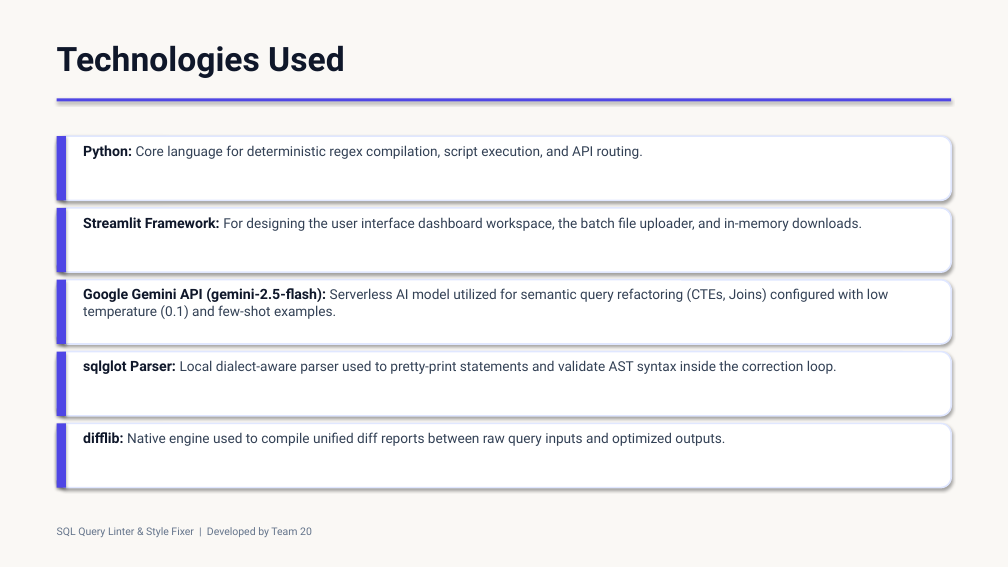
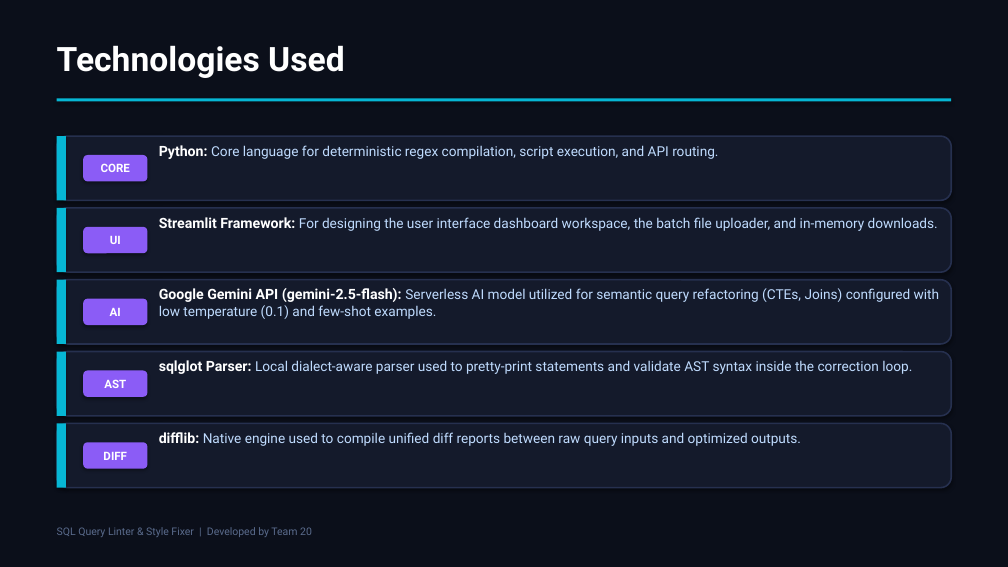
Before and after one commit to bharathpyla/sql-query-linter-style-fixer, a slide deck: slide 4 of Presentation.pptx. Drawn at 1008x567 pixels with LibreOffice and Linux fonts; fonts in the diff are those of the drawing. Boxes give left, top, right and bottom in pixels: in the first picture for what was removed or moved away, otherwise in the second. Text is boxed around its words. In the diff, an @@ line names an element or a change of style, - is before the commit and + after.

Commit message:
Update presentation Presentation.pptx with premium Cyber-Glow tech theme

```diff
--- a/Presentation.pptx
+++ b/Presentation.pptx
@@ background #FAF8F5 to #0B0F1A @@
@@ text "Technologies Used" at (57, 45, 345, 78): text colour #0F172A to #FFFFFF @@
@@ text "Python: Core language for deterministic ...": place and size @@
-text "Python: Core language for deterministic ..." at (83, 145, 643, 159)
+text "Python: Core language for deterministic ..." at (159, 145, 718, 159)
@@ text "Python: Core language for deterministic ..." at (159, 145, 718, 159): text colour #0F172A to #FFFFFF in "Python:"; text colour #334155 to #BFDBFE @@
@@ rounded rectangle added at (83, 155, 147, 181), fill #8B5CF6, 11 pt, text #FFFFFF, bold @@
+CORE
@@ rounded rectangle added at (83, 227, 147, 253), fill #8B5CF6, 11 pt, text #FFFFFF, bold @@
+UI
@@ text "Streamlit Framework: For designing the ...": place and size @@
-text "Streamlit Framework: For designing the ..." at (83, 217, 862, 231)
+text "Streamlit Framework: For designing the ..." at (159, 217, 938, 231)
@@ text "Streamlit Framework: For designing the ..." at (159, 217, 938, 231): text colour #0F172A to #FFFFFF in "Streamlit Framework:"; text colour #334155 to #BFDBFE in "For designing the user interface dashboard workspace, ..." @@
@@ rounded rectangle added at (83, 299, 147, 325), fill #8B5CF6, 11 pt, text #FFFFFF, bold @@
+AI
@@ text "Google Gemini API (gemini-2.5-flash): Serverless ...": place and size @@
-text "Google Gemini API (gemini-2.5-flash): Serverless ..." at (83, 288, 888, 319)
+text "Google Gemini API (gemini-2.5-flash): Serverless ..." at (159, 288, 940, 319)
@@ text "Google Gemini API (gemini-2.5-flash): Serverless ..." at (159, 288, 940, 319): text colour #0F172A to #FFFFFF in "Google Gemini API (gemini-2.5-flash):"; text colour #334155 to #BFDBFE in "Serverless AI model utilized for semantic query ..." @@
@@ rounded rectangle: place and size @@
-rounded rectangle at (57, 423, 951, 488)
+rounded rectangle at (57, 352, 951, 416)
@@ rectangle: place and size @@
-rectangle at (57, 423, 66, 488)
+rectangle at (57, 352, 66, 416)
@@ text "sqlglot Parser: Local dialect-aware parser ...": place and size @@
-text "sqlglot Parser: Local dialect-aware parser ..." at (83, 360, 837, 374)
+text "sqlglot Parser: Local dialect-aware parser ..." at (159, 360, 912, 374)
@@ text "sqlglot Parser: Local dialect-aware parser ..." at (159, 360, 912, 374): text colour #0F172A to #FFFFFF in "sqlglot Parser:"; text colour #334155 to #BFDBFE in "Local dialect-aware parser used to pretty-print statements ..." @@
@@ rounded rectangle added at (83, 371, 147, 397), fill #8B5CF6, 11 pt, text #FFFFFF, bold @@
+AST
@@ fill #4F46E5 to #06B6D4 in 6 elements at (57, 98, 951, 101), (57, 136, 66, 200), (57, 352, 66, 416), (57, 208, 66, 272), (57, 280, 66, 344), (57, 423, 66, 488) @@
@@ fill #FFFFFF to #141A2B; outline #E0E7FF 1.5 pt to #26304F 1.5 pt in 5 elements at (57, 136, 951, 200), (57, 352, 951, 416), (57, 208, 951, 272), (57, 280, 951, 344), (57, 423, 951, 488) @@
@@ rounded rectangle: place and size @@
-rounded rectangle at (57, 352, 951, 416)
+rounded rectangle at (57, 423, 951, 488)
@@ rectangle: place and size @@
-rectangle at (57, 352, 66, 416)
+rectangle at (57, 423, 66, 488)
@@ rounded rectangle added at (83, 442, 147, 469), fill #8B5CF6, 11 pt, text #FFFFFF, bold @@
+DIFF
@@ text "difflib: Native engine used to ...": place and size @@
-text "difflib: Native engine used to ..." at (83, 432, 725, 446)
+text "difflib: Native engine used to ..." at (159, 432, 801, 446)
@@ text "difflib: Native engine used to ..." at (159, 432, 801, 446): text colour #0F172A to #FFFFFF in "difflib:"; text colour #334155 to #BFDBFE @@
@@ text "SQL Query Linter & Style ..." at (57, 527, 312, 537): text colour #64748B to #5A6B8C @@
```
Also in this commit, not shown: 7 other slides changed.
